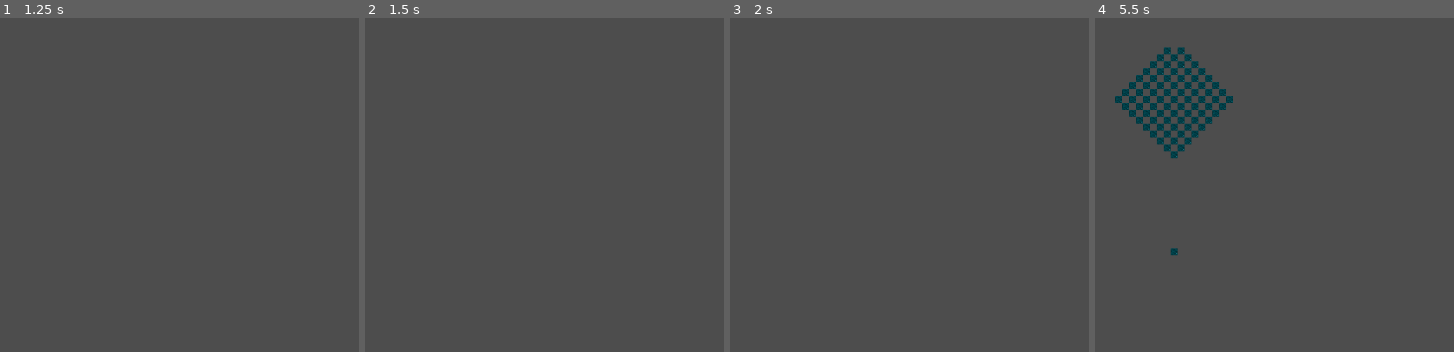
Above: before the commit, frames 1-4 (left to right).
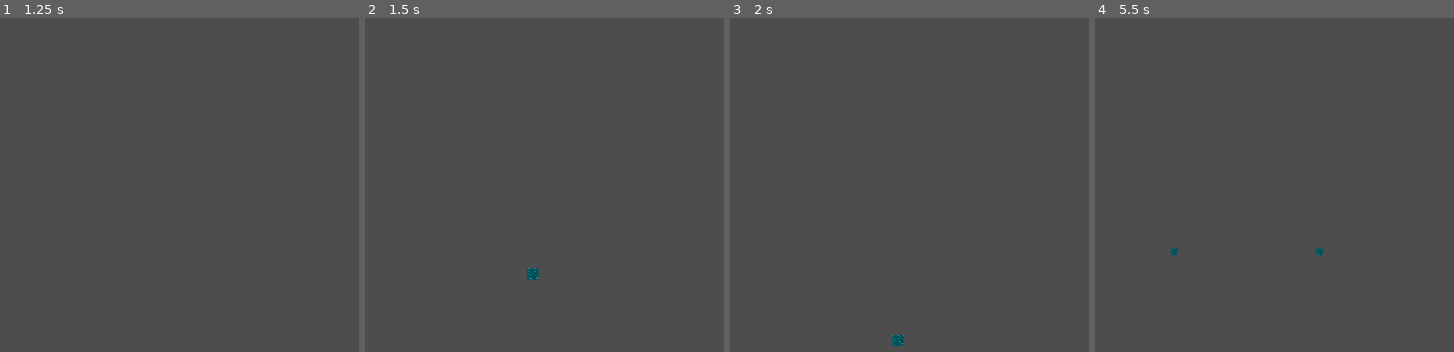
Above: after the commit, the same moments.

Repository: ValentinBirth/Korallenwachstum
Game: Godot game, scene res://main.tscn
Same seed, same stepped clock (60 frames per second), same inputs: the game is played once before the commit and once after it.
Inputs (mouse positions are in pixels of both pictures, inside the frame that each line leads up to):
- Up to frame 1 (1.25 s): tap Enter at 0.5 s; move the mouse to (outside the picture) at 0.52 s; hold Right (ui_right) from 0.53 s (still down); click (outside the picture) at 0.6 s; right-click (outside the picture) at 0.8 s
- Up to frame 2 (1.5 s): release Right (ui_right) at 1.25 s; tap Space at 1.25 s; drag from (526, 228) to (645, 298) at 1.27 s
- Up to frame 3 (2 s): no input
- Up to frame 4 (5.5 s): tap Enter at 2, 3.5 s; move the mouse to (outside the picture) at 2.02 s; hold Right (ui_right) 2.03-2.75 s; click (outside the picture) at 2.1 s; right-click (outside the picture) at 2.3 s; tap Space at 2.75, 4.25 s; drag from (1375, 298) to (1177, 141) at 2.77 s; move the mouse to (outside the picture) at 3.52 s; hold Left (ui_left) 3.53-4.25 s; tap Mouse wheel down (zoom_out) at 3.6 s; click (outside the picture) at 3.67 s; right-click (outside the picture) at 3.8 s; drag from (1177, 141) to (1296, 94) at 4.27 s; move the mouse to (outside the picture) at 5.02 s; hold Down (ui_down) from 5.03 s (still down); click (outside the picture) at 5.1 s; right-click (outside the picture) at 5.3 s

Frame 1 is identical in both runs. In frame 2, 0.1% of the frame differs, in the area x 45-49%, y 74-79%; in frame 3, 0.1%; in frame 4, 3.5%, in the area x 5-64%, y 8-71%.

Commit message:
Wassersimulation mit Salzgehalt repariert

Diff:
--- a/WaterSimulation.gd
+++ b/WaterSimulation.gd
@@ -43,56 +43,71 @@
 			grid[y][x] = randf() if randf() < 0.1 else 0.0
 			salt_grid[y][x] = grid[y][x] * randf()
 
-func update_diffusion():
+func update_simulation():
 	for y in range(GRID_HEIGHT):
 		for x in range(GRID_WIDTH):
-			var current_water = grid[y][x]
-			for offset in [
-				Vector2i(-1, 0), Vector2i(1, 0),
-				Vector2i(0, -1), Vector2i(0, 1)
-			]:
-				var nx = (x + offset.x + GRID_WIDTH) % GRID_WIDTH
-				var ny = (y + offset.y + GRID_HEIGHT) % GRID_HEIGHT
+			next_grid[y][x] = grid[y][x]
+			next_salt_grid[y][x] = salt_grid[y][x]
 
-				var neighbor_water = grid[ny][nx]
-				var water_diff = (current_water - neighbor_water) * DIFFUSION_RATE
-				water_diff = clamp(water_diff, 0.0, current_water)
+	for y in range(GRID_HEIGHT - 1, -1, -1):
+		for x in range(GRID_WIDTH):
+			if grid[y][x] > 0:
+				move_water(x, y)
 
-				next_grid[y][x] -= water_diff
-				next_grid[ny][nx] += water_diff
+	for y in range(GRID_HEIGHT):
+		for x in range(GRID_WIDTH):
+			if salt_grid[y][x] > 0:
+				diffuse_salt(x, y)
+	grid = next_grid.duplicate(true)
+	salt_grid = next_salt_grid.duplicate(true)
 
-			var current_salt = salt_grid[y][x]
-			for offset in [
-				Vector2i(-1, 0), Vector2i(1, 0),
-				Vector2i(0, -1), Vector2i(0, 1)
-			]:
-				var nx = (x + offset.x + GRID_WIDTH) % GRID_WIDTH
-				var ny = (y + offset.y + GRID_HEIGHT) % GRID_HEIGHT
+func move_water(x: int, y: int):
+	var water_amount = grid[y][x]
+	if water_amount <= 0:
+		return
+	# Wasser fließt nach unten
+	if y + 1 < GRID_HEIGHT and grid[y + 1][x] < 1.0:
+		var flow = min(water_amount, 1.0 - grid[y + 1][x])
+		next_grid[y][x] -= flow
+		next_grid[y + 1][x] += flow
+	# Wasser fließt seitwärts
+	elif y + 1 < GRID_HEIGHT:
+		var move_left = x > 0 and grid[y][x - 1] < 1.0
+		var move_right = x < GRID_WIDTH - 1 and grid[y][x + 1] < 1.0
+		if move_left and move_right:
+			var flow = water_amount / 2.0
+			next_grid[y][x] -= flow
+			next_grid[y][x - 1] += flow / 2
+			next_grid[y][x + 1] += flow / 2
+		elif move_left:
+			var flow = min(water_amount, 1.0 - grid[y][x - 1])
+			next_grid[y][x] -= flow
+			next_grid[y][x - 1] += flow
+		elif move_right:
+			var flow = min(water_amount, 1.0 - grid[y][x + 1])
+			next_grid[y][x] -= flow
+			next_grid[y][x + 1] += flow
 
-				var neighbor_salt = salt_grid[ny][nx]
-				var neighbor_water = grid[ny][nx]
+func diffuse_salt(x: int, y: int):
+	var salt_amount = salt_grid[y][x]
+	if salt_amount <= 0:
+		return
 
-				if neighbor_water > 0:
-					var salt_diff = (current_salt - neighbor_salt) * DIFFUSION_RATE
-					salt_diff = clamp(salt_diff, 0.0, current_salt)
+	var neighbors = []
+	if x > 0:
+		neighbors.append(Vector2(x - 1, y))
+	if x < GRID_WIDTH - 1:
+		neighbors.append(Vector2(x + 1, y))
+	if y > 0:
+		neighbors.append(Vector2(x, y - 1))
+	if y < GRID_HEIGHT - 1:
+		neighbors.append(Vector2(x, y + 1))
 
-					next_salt_grid[y][x] -= salt_diff
-					next_salt_grid[ny][nx] += salt_diff
+	var diffusion_amount = salt_amount * DIFFUSION_RATE / neighbors.size()
 
-			next_salt_grid[y][x] = min(next_salt_grid[y][x], next_grid[y][x])
-
-	# Temporäre Variablen zum Tausch
-	var temp_grid = grid
-	var temp_salt_grid = salt_grid
-
-	# Tausche die Arrays
-	grid = next_grid
-	salt_grid = next_salt_grid
-
-	# Setze die "next_" Arrays auf die alten "grid" Variablen
-	next_grid = temp_grid
-	next_salt_grid = temp_salt_grid
-
+	next_salt_grid[y][x] -= diffusion_amount * neighbors.size()
+	for neighbor in neighbors:
+		next_salt_grid[neighbor.y][neighbor.x] += diffusion_amount
 
 func get_water_grid() -> Array:
 	return grid
@@ -102,3 +117,6 @@
 
 func set_water(tile_coords: Vector2i,water_level: float):
 	grid[tile_coords.y][tile_coords.x] = water_level;
+
+func set_salt(tile_coords: Vector2i,salt_level: float):
+	salt_grid[tile_coords.y][tile_coords.x] = salt_level;
--- a/main.gd
+++ b/main.gd
@@ -16,7 +16,7 @@
 const GRID_HEIGHT: int = 30
 
 # Zeitsteuerung
-var step_time: float = 0.1
+var step_time: float = 0.05
 var time_since_last_step: float = 0.0
 
 func _ready():
@@ -32,7 +32,7 @@
 	time_since_last_step += delta
 	if time_since_last_step >= step_time:
 		# Diffusion aktualisieren
-		water_simulation.update_diffusion()
+		water_simulation.update_simulation()
 
 		# Darstellung aktualisieren
 		update_layers()
@@ -60,16 +60,16 @@
 	if water_level == 0:
 		return Vector2i(0,1)
 	if salt_level >0:
-		return Vector2i(salt_level,0)
+		return Vector2i(1,water_level+salt_level*4)
 	else:
-		return Vector2i(water_level,1)
+		return Vector2i(1,water_level)
 
 func world_to_tile(world_pos: Vector2) -> Vector2i:
 		return water_layer.local_to_map(world_pos)
 
 func is_within_bounds(tile_coords: Vector2i) -> bool:
-	return tile_coords.x >= 0 and tile_coords.x < GRID_HEIGHT-1 and \
-		tile_coords.y >= 0 and tile_coords.y < GRID_WIDTH-1
+	return tile_coords.x >= 0 and tile_coords.x < GRID_WIDTH-1 and \
+		tile_coords.y >= 0 and tile_coords.y < GRID_HEIGHT-1
 
 func handle_water_placement():
 	if Input.is_action_just_pressed("left_click"):
@@ -77,3 +77,9 @@
 		if is_within_bounds(tile_coords):
 			print("detected input at:" + str(tile_coords))
 			water_simulation.set_water(tile_coords,1)
+	if Input.is_action_just_pressed("right_click"):
+		var tile_coords = world_to_tile(get_global_mouse_position())
+		if is_within_bounds(tile_coords):
+			print("detected input at:" + str(tile_coords))
+			water_simulation.set_salt(tile_coords,1)
+			water_simulation.set_water(tile_coords,1)
--- a/main.tscn
+++ b/main.tscn
@@ -3,7 +3,7 @@
 [ext_resource type="Script" path="res://main.gd" id="1_1s04c"]
 [ext_resource type="Script" path="res://WaterSimulation.gd" id="2_rmgnp"]
 [ext_resource type="Script" path="res://cam.gd" id="3_ftohf"]
-[ext_resource type="TileSet" uid="uid://ci3sklw6b4i6d" path="res://tileset.tres" id="3_lqoxm"]
+[ext_resource type="TileSet" uid="uid://bjruixuugkur2" path="res://watertiles_v3.tres" id="3_oso6d"]
 
 [node name="Main" type="Node2D"]
 position = Vector2(583, 280)
@@ -14,7 +14,7 @@
 position = Vector2(-581, -280)
 
 [node name="WaterLayer" type="TileMapLayer" parent="layer_holder"]
-tile_set = ExtResource("3_lqoxm")
+tile_set = ExtResource("3_oso6d")
 
 [node name="Camera2D" type="Camera2D" parent="."]
 script = ExtResource("3_ftohf")
--- a/project.godot
+++ b/project.godot
@@ -32,3 +32,8 @@
 "events": [Object(InputEventMouseButton,"resource_local_to_scene":false,"resource_name":"","device":-1,"window_id":0,"a …(253 unchanged characters)…
 ]
 }
+right_click={
+"deadzone": 0.5,
+"events": [Object(InputEventMouseButton,"resource_local_to_scene":false,"resource_name":"","device":-1,"window_id":0,"alt_pressed":false,"shift_pressed":false,"ctrl_pressed":false,"meta_pressed":false,"button_mask":0,"position":Vector2(0, 0),"global_position":Vector2(0, 0),"factor":1.0,"button_index":2,"canceled":false,"pressed":false,"double_click":false,"script":null)
+]
+}
--- /dev/null
+++ b/watertiles_v2.tres
@@ -0,0 +1,106 @@
+[gd_resource type="TileSet" load_steps=3 format=3 uid="uid://bu0dg6t5apoi7"]
+
+[ext_resource type="Texture2D" uid="uid://1uqjcbwsxo1b" path="res://TileSet16x16_v3.png" id="1_lyxog"]
+
+[sub_resource type="TileSetAtlasSource" id="TileSetAtlasSource_3gitv"]
+texture = ExtResource("1_lyxog")
+1:0/0 = 0
+2:0/0 = 0
+3:0/0 = 0
+4:0/0 = 0
+1:1/animation_columns = 4
+1:1/animation_speed = 2.0
+1:1/animation_frame_0/duration = 0.5
+1:1/animation_frame_1/duration = 0.5
+1:1/animation_frame_2/duration = 0.5
+1:1/animation_frame_3/duration = 0.5
+1:1/0 = 0
+0:0/0 = 0
+1:2/animation_columns = 4
+1:2/animation_speed = 2.0
+1:2/animation_frame_0/duration = 0.5
+1:2/animation_frame_1/duration = 0.5
+1:2/animation_frame_2/duration = 0.5
+1:2/animation_frame_3/duration = 0.5
+1:2/0 = 0
+1:3/animation_columns = 4
+1:3/animation_speed = 2.0
+1:3/animation_frame_0/duration = 0.5
+1:3/animation_frame_1/duration = 0.5
+1:3/animation_frame_2/duration = 0.5
+1:3/animation_frame_3/duration = 0.5
+1:3/0 = 0
+1:4/animation_columns = 4
+1:4/animation_speed = 2.0
+1:4/animation_frame_0/duration = 0.5
+1:4/animation_frame_1/duration = 0.5
+1:4/animation_frame_2/duration = 0.5
+1:4/animation_frame_3/duration = 0.5
+1:4/0 = 0
+1:5/0 = 0
+2:5/0 = 0
+3:5/0 = 0
+4:5/0 = 0
+1:6/0 = 0
+2:6/0 = 0
+3:6/0 = 0
+4:6/0 = 0
+1:7/0 = 0
+2:7/0 = 0
+3:7/0 = 0
+4:7/0 = 0
+1:8/0 = 0
+2:8/0 = 0
+3:8/0 = 0
+4:8/0 = 0
+1:9/0 = 0
+2:9/0 = 0
+3:9/0 = 0
+4:9/0 = 0
+1:10/0 = 0
+2:10/0 = 0
+3:10/0 = 0
+4:10/0 = 0
+1:11/0 = 0
+2:11/0 = 0
+3:11/0 = 0
+4:11/0 = 0
+1:12/0 = 0
+2:12/0 = 0
+3:12/0 = 0
+4:12/0 = 0
+1:13/0 = 0
+2:13/0 = 0
+3:13/0 = 0
+4:13/0 = 0
+1:14/0 = 0
+2:14/0 = 0
+3:14/0 = 0
+4:14/0 = 0
+1:15/0 = 0
+2:15/0 = 0
+3:15/0 = 0
+4:15/0 = 0
+1:16/0 = 0
+2:16/0 = 0
+3:16/0 = 0
+4:16/0 = 0
+1:17/0 = 0
+2:17/0 = 0
+3:17/0 = 0
+4:17/0 = 0
+1:18/0 = 0
+2:18/0 = 0
+3:18/0 = 0
+4:18/0 = 0
+1:19/0 = 0
+2:19/0 = 0
+3:19/0 = 0
+4:19/0 = 0
+1:20/0 = 0
+2:20/0 = 0
+3:20/0 = 0
+4:20/0 = 0
+
+[resource]
+sources/1 = SubResource("TileSetAtlasSource_3gitv")
--- /dev/null
+++ b/watertiles_v3.tres
@@ -0,0 +1,147 @@
+[gd_resource type="TileSet" load_steps=3 format=3 uid="uid://bjruixuugkur2"]
+
+[ext_resource type="Texture2D" uid="uid://1uqjcbwsxo1b" path="res://TileSet16x16_v3.png" id="1_4ge4x"]
+
+[sub_resource type="TileSetAtlasSource" id="TileSetAtlasSource_3gitv"]
+texture = ExtResource("1_4ge4x")
+1:0/0 = 0
+2:0/0 = 0
+3:0/0 = 0
+4:0/0 = 0
+1:1/animation_columns = 4
+1:1/animation_speed = 2.0
+1:1/animation_frame_0/duration = 0.5
+1:1/animation_frame_1/duration = 0.5
+1:1/animation_frame_2/duration = 0.5
+1:1/animation_frame_3/duration = 0.5
+1:1/0 = 0
+0:0/0 = 0
+0:1/0 = 0
+1:2/animation_columns = 4
+1:2/animation_speed = 2.0
+1:2/animation_frame_0/duration = 0.5
+1:2/animation_frame_1/duration = 0.5
+1:2/animation_frame_2/duration = 0.5
+1:2/animation_frame_3/duration = 0.5
+1:2/0 = 0
+1:3/animation_columns = 4
+1:3/animation_speed = 2.0
+1:3/animation_frame_0/duration = 0.5
+1:3/animation_frame_1/duration = 0.5
+1:3/animation_frame_2/duration = 0.5
+1:3/animation_frame_3/duration = 0.5
+1:3/0 = 0
+1:4/animation_columns = 4
+1:4/animation_speed = 2.0
+1:4/animation_frame_0/duration = 0.5
+1:4/animation_frame_1/duration = 0.5
+1:4/animation_frame_2/duration = 0.5
+1:4/animation_frame_3/duration = 0.5
+1:4/0 = 0
+0:2/0 = 0
+0:3/0 = 0
+0:4/0 = 0
+1:5/animation_columns = 4
+1:5/animation_frame_0/duration = 0.5
+1:5/animation_frame_1/duration = 0.5
+1:5/animation_frame_2/duration = 0.5
+1:5/animation_frame_3/duration = 0.5
+1:5/0 = 0
+1:6/animation_columns = 4
+1:6/animation_speed = 2.0
+1:6/animation_frame_0/duration = 0.5
+1:6/animation_frame_1/duration = 0.5
+1:6/animation_frame_2/duration = 0.5
+1:6/animation_frame_3/duration = 0.5
+1:6/0 = 0
+1:7/animation_columns = 4
+1:7/animation_speed = 2.0
+1:7/animation_frame_0/duration = 0.5
+1:7/animation_frame_1/duration = 0.5
+1:7/animation_frame_2/duration = 0.5
+1:7/animation_frame_3/duration = 0.5
+1:7/0 = 0
+1:8/animation_columns = 4
+1:8/animation_speed = 2.0
+1:8/animation_frame_0/duration = 0.5
+1:8/animation_frame_1/duration = 0.5
+1:8/animation_frame_2/duration = 0.5
+1:8/animation_frame_3/duration = 0.5
+1:8/0 = 0
+1:9/animation_columns = 4
+1:9/animation_speed = 2.0
+1:9/animation_frame_0/duration = 0.5
+1:9/animation_frame_1/duration = 0.5
+1:9/animation_frame_2/duration = 0.5
+1:9/animation_frame_3/duration = 0.5
+1:9/0 = 0
+1:10/animation_columns = 4
+1:10/animation_speed = 2.0
+1:10/animation_frame_0/duration = 0.5
+1:10/animation_frame_1/duration = 0.5
+1:10/animation_frame_2/duration = 0.5
+1:10/animation_frame_3/duration = 0.5
+1:10/0 = 0
+1:11/animation_speed = 2.0
+1:11/animation_frame_0/duration = 0.5
+1:11/animation_frame_1/duration = 0.5
+1:11/animation_frame_2/duration = 0.5
+1:11/animation_frame_3/duration = 0.5
+1:11/0 = 0
+1:12/animation_speed = 2.0
+1:12/animation_frame_0/duration = 0.5
+1:12/animation_frame_1/duration = 0.5
+1:12/animation_frame_2/duration = 0.5
+1:12/animation_frame_3/duration = 0.5
+1:12/0 = 0
+1:13/animation_speed = 2.0
+1:13/animation_frame_0/duration = 0.5
+1:13/animation_frame_1/duration = 0.5
+1:13/animation_frame_2/duration = 0.5
+1:13/animation_frame_3/duration = 0.5
+1:13/0 = 0
+1:14/animation_speed = 2.0
+1:14/animation_frame_0/duration = 0.5
+1:14/animation_frame_1/duration = 0.5
+1:14/animation_frame_2/duration = 0.5
+1:14/animation_frame_3/duration = 0.5
+1:14/0 = 0
+1:15/animation_speed = 2.0
+1:15/animation_frame_0/duration = 0.5
+1:15/animation_frame_1/duration = 0.5
+1:15/animation_frame_2/duration = 0.5
+1:15/animation_frame_3/duration = 0.5
+1:15/0 = 0
+1:16/animation_speed = 2.0
+1:16/animation_frame_0/duration = 0.5
+1:16/animation_frame_1/duration = 0.5
+1:16/animation_frame_2/duration = 0.5
+1:16/animation_frame_3/duration = 0.5
+1:16/0 = 0
+1:17/animation_speed = 2.0
+1:17/animation_frame_0/duration = 0.5
+1:17/animation_frame_1/duration = 0.5
+1:17/animation_frame_2/duration = 0.5
+1:17/animation_frame_3/duration = 0.5
+1:17/0 = 0
+1:18/animation_speed = 2.0
+1:18/animation_frame_0/duration = 0.5
+1:18/animation_frame_1/duration = 0.5
+1:18/animation_frame_2/duration = 0.5
+1:18/animation_frame_3/duration = 0.5
+1:18/0 = 0
+1:19/animation_speed = 2.0
+1:19/animation_frame_0/duration = 0.5
+1:19/animation_frame_1/duration = 0.5
+1:19/animation_frame_2/duration = 0.5
+1:19/animation_frame_3/duration = 0.5
+1:19/0 = 0
+1:20/animation_speed = 2.0
+1:20/animation_frame_0/duration = 0.5
+1:20/animation_frame_1/duration = 0.5
+1:20/animation_frame_2/duration = 0.5
+1:20/animation_frame_3/duration = 0.5
+1:20/0 = 0
+
+[resource]
+sources/1 = SubResource("TileSetAtlasSource_3gitv")
Binary file added: TileSet16x16_v2.png
Not shown, added: TileSet16x16_v2.png.import
Binary file added: TileSet16x16_v3.png
Not shown, added: TileSet16x16_v3.png.import
